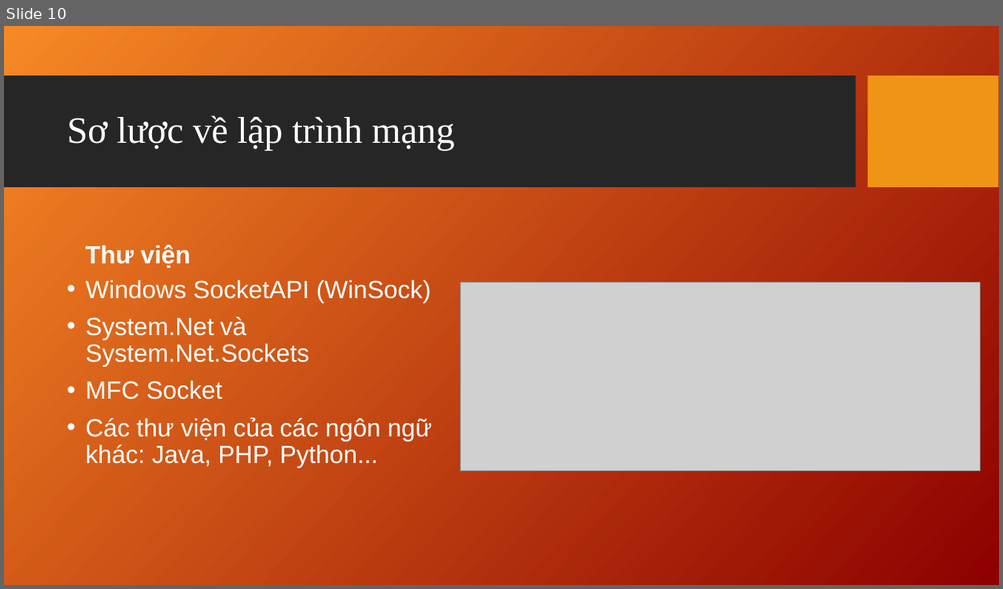
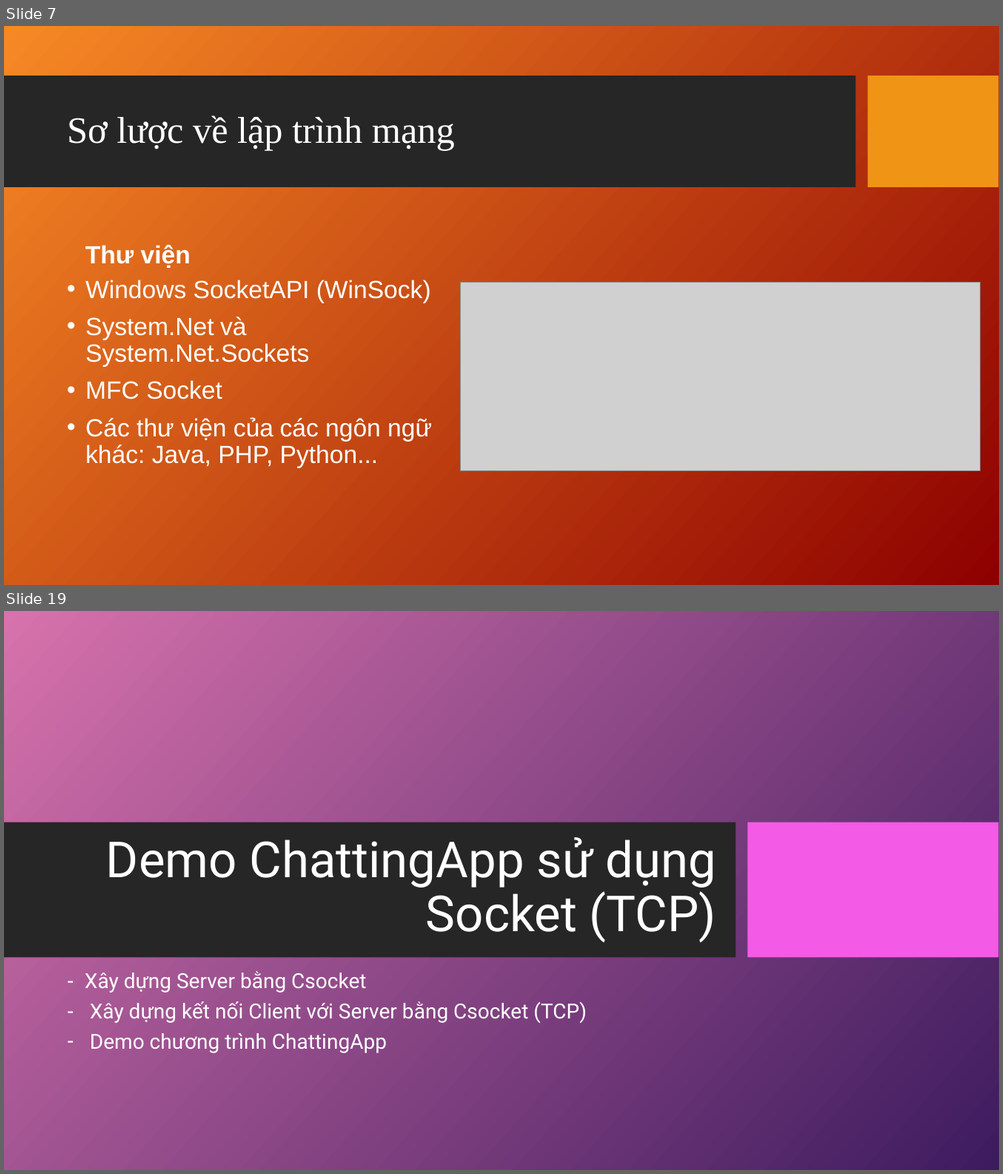
Before and after one commit to bahao247/ChattingApp, a slide deck: Documents/Socket_Connect_Presentation_TuanNA_2142.ppt. Shown one above the other, each under a label of ours: slide 10 before the commit, slides 7 and 19 after it; the slides between them are not shown. The pictures are 1003x589 and 1003x1174 pixels, drawn with LibreOffice and Linux fonts; fonts in the diff are those of the drawing; grey boxes stand for pictures; background and template pictures are left out. Boxes give left, top, right and bottom in pixels: in the first picture for what was removed or moved away, otherwise in the second. Text is boxed around its words. In the diff, an @@ line names an element or a change of style, - is before the commit and + after.

```diff
--- a/Documents/Socket_Connect_Presentation_TuanNA_2142.ppt
+++ b/Documents/Socket_Connect_Presentation_TuanNA_2142.ppt
@@ slide 19 added at (x1=4, y1=611, x2=999, y2=1170), background picture (left out) @@
@@ rectangle added at (x1=4, y1=822, x2=735, y2=957), fill #262626 @@
@@ rectangle added at (x1=747, y1=822, x2=998, y2=957), fill #F35AE6 @@
@@ title added at (x1=106, y1=837, x2=717, y2=943), 48 pt, text #FFFFFF @@
+Demo ChattingApp sử dụng Socket (TCP)
@@ subtitle added at (x1=85, y1=971, x2=586, y2=1054), 20 pt, text #FFFFFF @@
+– Xây dựng Server bằng Csocket
+– Xây dựng kết nối Client với Server bằng Csocket (TCP)
+– Demo chương trình ChattingApp
@@ what was slide 10 is now slide 7 @@
```
Also in this commit, not shown: 15 other slides added, 13 slides removed, 3 other files.
